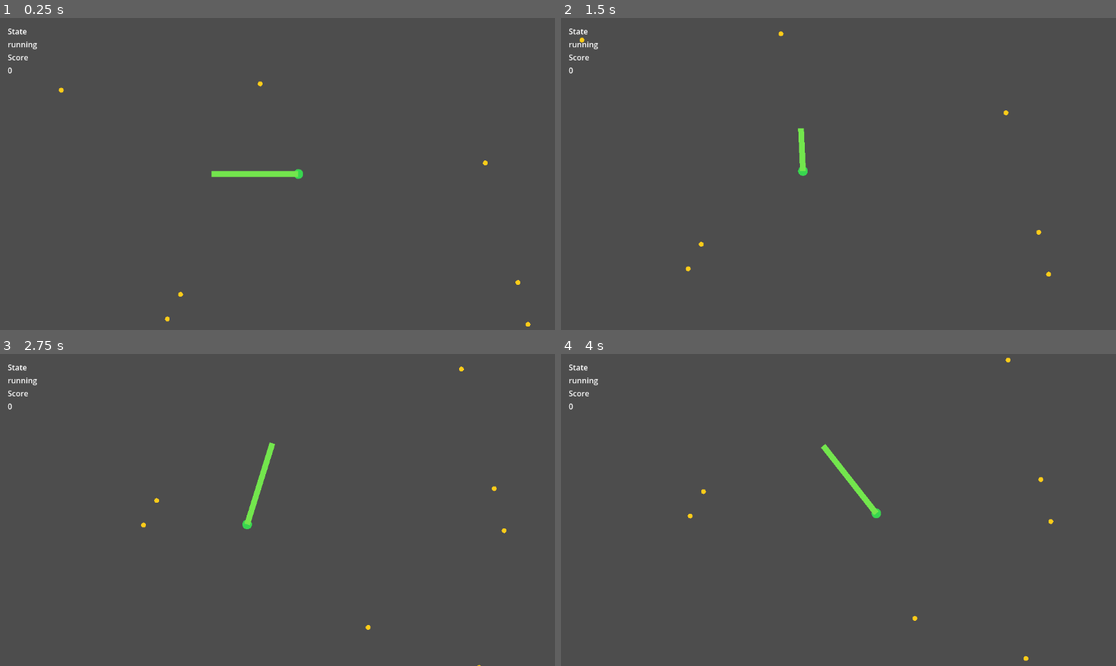
Above: before the commit, frames 1-4 (two rows, left to right).
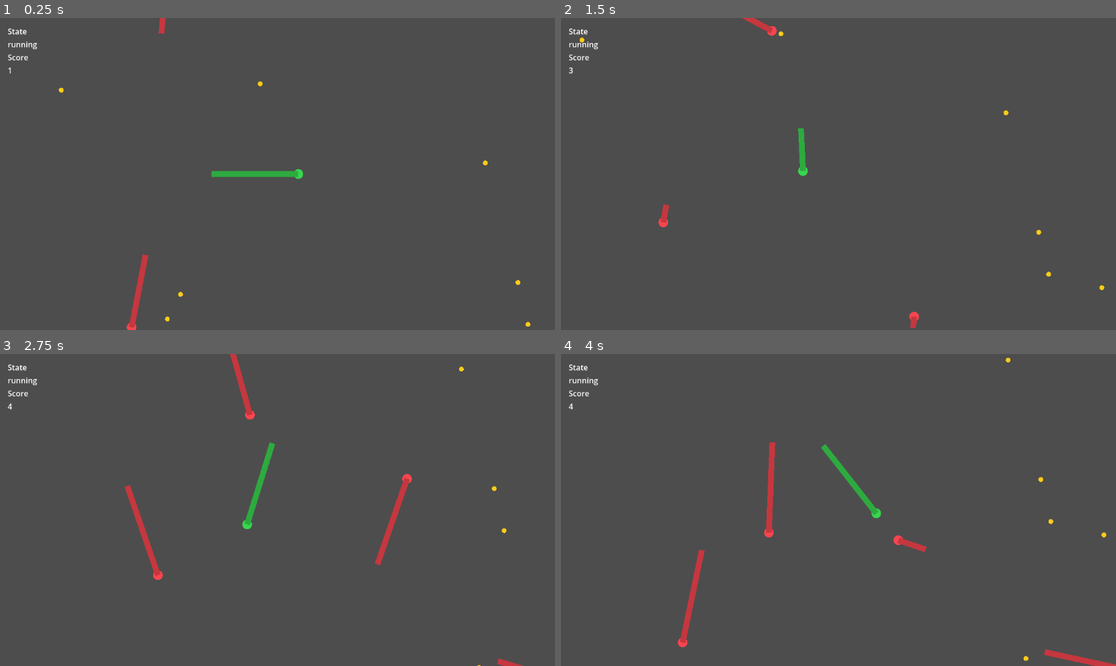
Above: after the commit, the same moments.

Repository: Jlu-waterbrother/snake_combat
Game: Godot game, scene res://scenes/main/main.tscn
The game is run twice, just before and just after one commit, with the same random seed, the same clock (stepped at 60 frames per second) and the same inputs.
Inputs:
- Up to frame 1 (0.25 s): no input
- Up to frame 2 (1.5 s): tap Enter at 0.5 s; hold D (turn_right) 0.53-1.28 s; hold Shift (boost) 0.53-1.28 s; hold A (turn_left) from 1.28 s (still down); tap Shift (boost) at 1.35 s
- Up to frame 3 (2.75 s): release A (turn_left) at 2.03 s; hold D (turn_right) from 2.03 s (still down); hold Shift (boost) from 2.03 s (still down)
- Up to frame 4 (4 s): release Shift (boost) at 2.78 s; tap Shift (boost) at 2.85 s; release D (turn_right) at 3.53 s; hold A (turn_left) from 3.53 s (still down); hold Shift (boost) from 3.53 s (still down)

The runs differ from the first frame. In frame 1, 0.7% of the frame differs, in the area x 1-54%, y 0-100%; in frame 2, 0.5%; in frame 3, 1.4%; in frame 4, 1.4%, in the area x 1-100%, y 15-100%.

Commit message:
feat: 实现PVE敌蛇AI状态机（Round 5）
- 引入敌蛇巡航/觅食/追击/规避状态机并复用同运动约束
- SnakeManager 接入敌蛇生成、AI决策、头碰撞与越界管理
- FoodManager 暴露最近食物查询供AI觅食
- World 接入 AI 配置与敌蛇状态信号转发

Co-authored-by: Copilot <223556219+Copilot@users.noreply.github.com>

Diff:
--- a/resources/config/default_ai_config.tres
+++ b/resources/config/default_ai_config.tres
@@ -5,6 +5,8 @@
 [resource]
 script = ExtResource("1")
 enemy_count = 6
-vision_radius = 520.0
-aggression = 0.4
-boost_probability = 0.08
+vision_radius = 540.0
+aggression = 0.45
+boost_probability = 0.12
+avoid_boundary_ratio = 0.8
+retarget_interval = 0.2
--- a/scenes/world/world.tscn
+++ b/scenes/world/world.tscn
@@ -18,7 +18,10 @@
 [node name="SnakeManager" type="Node" parent="."]
 script = ExtResource("2")
 player_snake_scene = ExtResource("7")
+enemy_snake_scene = ExtResource("7")
 movement_config = ExtResource("4")
+ai_config = ExtResource("6")
+world_radius = 2200.0
 
 [node name="FoodManager" type="Node2D" parent="."]
 script = ExtResource("3")
--- a/scripts/config/ai_config.gd
+++ b/scripts/config/ai_config.gd
@@ -2,6 +2,8 @@
 class_name AIConfig
 
 @export var enemy_count: int = 6
-@export var vision_radius: float = 520.0
-@export var aggression: float = 0.4
-@export var boost_probability: float = 0.08
+@export var vision_radius: float = 540.0
+@export var aggression: float = 0.45
+@export var boost_probability: float = 0.12
+@export var avoid_boundary_ratio: float = 0.8
+@export var retarget_interval: float = 0.2
--- a/scripts/food/food_item.gd
+++ b/scripts/food/food_item.gd
@@ -28,13 +28,12 @@
 	amount = max(new_amount, 1)
 	global_position = world_position
 	visible = true
-	monitoring = true
-	monitorable = true
-	_sync_collision_radius()
+	set_deferred("monitoring", true)
+	set_deferred("monitorable", true)
 
 func deactivate() -> void:
-	monitoring = false
-	monitorable = false
+	set_deferred("monitoring", false)
+	set_deferred("monitorable", false)
 	visible = false
 
 func _on_area_entered(area: Area2D) -> void:
--- a/scripts/managers/food_manager.gd
+++ b/scripts/managers/food_manager.gd
@@ -35,6 +35,23 @@
 	for _i: int in range(amount):
 		var offset: Vector2 = _random_point_in_radius(burst_radius)
 		_spawn_food_at_position(center_position + offset, 1)
+
+func get_nearest_food_position(origin: Vector2, max_distance: float) -> Vector2:
+	var nearest: Vector2 = Vector2.INF
+	var best_distance_squared: float = max_distance * max_distance
+
+	for food_node: Area2D in _active_food:
+		if not is_instance_valid(food_node) or not food_node.visible:
+			continue
+		var distance_squared: float = origin.distance_squared_to(food_node.global_position)
+		if distance_squared < best_distance_squared:
+			best_distance_squared = distance_squared
+			nearest = food_node.global_position
+
+	return nearest
+
+func get_active_food_count() -> int:
+	return _active_food.size()
 
 func _ensure_pool_capacity(target_count: int) -> void:
 	while _active_food.size() + _inactive_food.size() < target_count:
--- a/scripts/managers/snake_manager.gd
+++ b/scripts/managers/snake_manager.gd
@@ -5,50 +5,78 @@
 signal snake_died(snake_id: StringName, reason: StringName)
 signal snake_mass_dropped(world_position: Vector2, amount: int)
 signal score_changed(snake_id: StringName, score: int)
+signal enemy_state_changed(snake_id: StringName, state: StringName)
 
 @export var player_snake_scene: PackedScene
+@export var enemy_snake_scene: PackedScene
 @export var movement_config: Resource
+@export var ai_config: Resource
 @export var growth_per_food: float = 8.0
-
+@export var enemy_spawn_radius_min: float = 420.0
+@export var enemy_spawn_radius_max: float = 980.0
+@export var world_radius: float = 2200.0
+
+const STATE_PATROL: StringName = &"patrol"
+const STATE_SEEK: StringName = &"seek"
+const STATE_CHASE: StringName = &"chase"
+const STATE_AVOID: StringName = &"avoid"
+
+var _rng: RandomNumberGenerator = RandomNumberGenerator.new()
 var _scores: Dictionary[StringName, int] = {}
 var _snake_nodes: Dictionary[StringName, Node2D] = {}
+var _enemy_ids: Array[StringName] = []
+var _enemy_states: Dictionary[StringName, StringName] = {}
+var _enemy_targets: Dictionary[StringName, Vector2] = {}
+var _enemy_retarget_cooldown: Dictionary[StringName, float] = {}
+var _player_snake_id: StringName = &""
+var _target_enemy_count: int = 0
+var _next_enemy_index: int = 1
+var _food_manager: Node2D
+
+func _ready() -> void:
+	_rng.randomize()
+
+func _physics_process(delta: float) -> void:
+	_update_enemy_ai(delta)
+	_check_world_bounds()
+	_check_head_to_head_collision()
 
 func spawn_player_snake() -> StringName:
 	var snake_id: StringName = &"player"
 	if _snake_nodes.has(snake_id):
 		push_warning("Player snake is already spawned.")
 		return snake_id
-
 	if player_snake_scene == null:
 		push_error("player_snake_scene is not assigned on SnakeManager.")
 		return &""
 
-	var snake_node := player_snake_scene.instantiate() as Node2D
-	if snake_node == null:
-		push_error("player_snake_scene must instantiate to Node2D.")
+	if not _spawn_snake(snake_id, player_snake_scene, Vector2.ZERO, false):
 		return &""
 
-	if snake_node.has_method("set_movement_config"):
-		snake_node.call("set_movement_config", movement_config)
-	if snake_node.has_method("set_snake_id"):
-		snake_node.call("set_snake_id", snake_id)
-	if snake_node.has_signal("snake_died"):
-		snake_node.snake_died.connect(_on_snake_node_died.bind(snake_id))
-
-	add_child(snake_node)
-	snake_node.global_position = Vector2.ZERO
-	_snake_nodes[snake_id] = snake_node
-	_scores[snake_id] = 0
-
+	_player_snake_id = snake_id
 	snake_spawned.emit(snake_id)
 	score_changed.emit(snake_id, 0)
 	return snake_id
 
+func spawn_enemy_snakes(count: int) -> void:
+	_target_enemy_count = max(count, 0)
+	while _enemy_ids.size() < _target_enemy_count:
+		_spawn_next_enemy()
+
 func set_movement_config(config: Resource) -> void:
 	movement_config = config
-	for snake_node in _snake_nodes.values():
+	for snake_node: Node2D in _snake_nodes.values():
 		if snake_node.has_method("set_movement_config"):
 			snake_node.call("set_movement_config", movement_config)
+
+func set_ai_config(config: Resource) -> void:
+	ai_config = config
+
+func set_food_manager(food_manager: Node2D) -> void:
+	_food_manager = food_manager
+
+func set_world_radius(radius: float) -> void:
+	world_radius = max(radius, 200.0)
 
 func apply_food_gain(snake_id: StringName, amount: int) -> void:
 	if amount <= 0:
@@ -69,6 +97,7 @@
 		push_warning("Unknown snake_id for death event: %s" % snake_id)
 		return
 
+	var was_enemy: bool = _enemy_ids.has(snake_id)
 	var drop_position: Vector2 = Vector2.ZERO
 	var drop_amount: int = 0
 	if _snake_nodes.has(snake_id):
@@ -84,10 +113,21 @@
 		_snake_nodes.erase(snake_id)
 
 	_scores.erase(snake_id)
+	if snake_id == _player_snake_id:
+		_player_snake_id = &""
+	if was_enemy:
+		_enemy_ids.erase(snake_id)
+		_enemy_states.erase(snake_id)
+		_enemy_targets.erase(snake_id)
+		_enemy_retarget_cooldown.erase(snake_id)
+
 	if drop_amount > 0:
 		snake_mass_dropped.emit(drop_position, drop_amount)
 
 	snake_died.emit(snake_id, reason)
+
+	if was_enemy and _enemy_ids.size() < _target_enemy_count:
+		_spawn_next_enemy()
 
 func has_snake(snake_id: StringName) -> bool:
 	return _snake_nodes.has(snake_id)
@@ -103,5 +143,211 @@
 		return 0
 	return _scores[snake_id]
 
+func get_enemy_count() -> int:
+	return _enemy_ids.size()
+
+func get_player_snake_id() -> StringName:
+	return _player_snake_id
+
+func get_player_body_length() -> float:
+	if _player_snake_id == &"" or not _snake_nodes.has(_player_snake_id):
+		return 0.0
+	if _snake_nodes[_player_snake_id].has_method("get_body_length"):
+		var value: Variant = _snake_nodes[_player_snake_id].call("get_body_length")
+		if value is float or value is int:
+			return float(value)
+	return 0.0
+
+func _spawn_next_enemy() -> void:
+	var enemy_id: StringName = StringName("enemy_%d" % _next_enemy_index)
+	_next_enemy_index += 1
+	var enemy_scene: PackedScene = enemy_snake_scene if enemy_snake_scene != null else player_snake_scene
+	if enemy_scene == null:
+		push_error("enemy_snake_scene and fallback player_snake_scene are both null.")
+		return
+
+	if not _spawn_snake(enemy_id, enemy_scene, _sample_enemy_spawn_position(), true):
+		return
+
+	_enemy_ids.append(enemy_id)
+	_enemy_states[enemy_id] = STATE_PATROL
+	_enemy_targets[enemy_id] = _snake_nodes[enemy_id].global_position + Vector2.RIGHT * 120.0
+	_enemy_retarget_cooldown[enemy_id] = 0.0
+	snake_spawned.emit(enemy_id)
+	score_changed.emit(enemy_id, 0)
+	enemy_state_changed.emit(enemy_id, STATE_PATROL)
+
+func _spawn_snake(snake_id: StringName, snake_scene: PackedScene, spawn_position: Vector2, is_enemy: bool) -> bool:
+	var snake_node := snake_scene.instantiate() as Node2D
+	if snake_node == null:
+		push_error("Snake scene must instantiate to Node2D.")
+		return false
+
+	if snake_node.has_method("set_movement_config"):
+		snake_node.call("set_movement_config", movement_config)
+	if snake_node.has_method("set_snake_id"):
+		snake_node.call("set_snake_id", snake_id)
+	if snake_node.has_method("set_control_mode"):
+		snake_node.call("set_control_mode", 1 if is_enemy else 0)
+	if snake_node.has_method("set_head_color") and is_enemy:
+		snake_node.call("set_head_color", Color(0.97, 0.27, 0.31))
+	if snake_node.has_signal("snake_died"):
+		snake_node.snake_died.connect(_on_snake_node_died.bind(snake_id))
+
+	add_child(snake_node)
+	snake_node.global_position = spawn_position
+	_snake_nodes[snake_id] = snake_node
+	_scores[snake_id] = 0
+	return true
+
+func _sample_enemy_spawn_position() -> Vector2:
+	var min_radius: float = max(enemy_spawn_radius_min, 120.0)
+	var max_radius: float = max(enemy_spawn_radius_max, min_radius + 1.0)
+	var angle: float = _rng.randf_range(0.0, TAU)
+	var radius: float = _rng.randf_range(min_radius, max_radius)
+	return Vector2(cos(angle), sin(angle)) * radius
+
+func _update_enemy_ai(delta: float) -> void:
+	if _enemy_ids.is_empty():
+		return
+
+	var has_player: bool = _player_snake_id != &"" and _snake_nodes.has(_player_snake_id)
+	var player_position: Vector2 = Vector2.ZERO
+	if has_player:
+		player_position = _snake_nodes[_player_snake_id].global_position
+
+	for enemy_id: StringName in _enemy_ids:
+		if not _snake_nodes.has(enemy_id):
+			continue
+		var enemy_node: Node2D = _snake_nodes[enemy_id]
+		var cooldown: float = _enemy_retarget_cooldown.get(enemy_id, 0.0) - delta
+		_enemy_retarget_cooldown[enemy_id] = cooldown
+		if cooldown <= 0.0:
+			_retarget_enemy(enemy_id, enemy_node.global_position, has_player, player_position)
+			_enemy_retarget_cooldown[enemy_id] = max(_ai_float("retarget_interval", 0.2), 0.05)
+
+		var target_position: Vector2 = _enemy_targets.get(enemy_id, enemy_node.global_position + Vector2.RIGHT * 120.0)
+		_apply_enemy_steering(enemy_id, enemy_node, target_position)
+
+func _retarget_enemy(enemy_id: StringName, enemy_position: Vector2, has_player: bool, player_position: Vector2) -> void:
+	var state: StringName = STATE_PATROL
+	var target: Vector2 = enemy_position + _random_direction() * 240.0
+	var avoid_ratio: float = clamp(_ai_float("avoid_boundary_ratio", 0.8), 0.5, 0.95)
+	if enemy_position.length() >= world_radius * avoid_ratio:
+		state = STATE_AVOID
+		target = Vector2.ZERO
+	else:
+		var vision_radius: float = _ai_float("vision_radius", 520.0)
+		var nearest_food: Vector2 = Vector2.INF
+		if _food_manager != null and _food_manager.has_method("get_nearest_food_position"):
+			var nearest_value: Variant = _food_manager.call("get_nearest_food_position", enemy_position, vision_radius)
+			if nearest_value is Vector2:
+				nearest_food = nearest_value
+
+		var aggression: float = clamp(_ai_float("aggression", 0.45), 0.0, 1.0)
+		var should_chase: bool = false
+		if has_player and enemy_position.distance_to(player_position) <= vision_radius:
+			should_chase = _rng.randf() <= aggression
+
+		if should_chase:
+			state = STATE_CHASE
+			target = player_position
+		elif nearest_food.is_finite():
+			state = STATE_SEEK
+			target = nearest_food
+
+	_enemy_targets[enemy_id] = target
+	var previous_state: StringName = _enemy_states.get(enemy_id, STATE_PATROL)
+	if previous_state != state:
+		_enemy_states[enemy_id] = state
+		enemy_state_changed.emit(enemy_id, state)
+
+func _apply_enemy_steering(enemy_id: StringName, enemy_node: Node2D, target_position: Vector2) -> void:
+	if not enemy_node.has_method("set_ai_command"):
+		return
+
+	var heading: Vector2 = Vector2.RIGHT
+	if enemy_node.has_method("get_heading"):
+		var heading_value: Variant = enemy_node.call("get_heading")
+		if heading_value is Vector2 and heading_value != Vector2.ZERO:
+			heading = heading_value
+
+	var desired_direction: Vector2 = (target_position - enemy_node.global_position).normalized()
+	if desired_direction == Vector2.ZERO:
+		desired_direction = heading
+
+	var turn_input: float = clamp(heading.cross(desired_direction) * 6.0, -1.0, 1.0)
+	var state: StringName = _enemy_states.get(enemy_id, STATE_PATROL)
+	var boost_probability: float = clamp(_ai_float("boost_probability", 0.12), 0.0, 1.0)
+	var wants_boost: bool = false
+	if state == STATE_CHASE or state == STATE_AVOID:
+		wants_boost = _rng.randf() <= max(boost_probability, 0.25)
+	elif state == STATE_SEEK:
+		wants_boost = _rng.randf() <= boost_probability * 0.5
+
+	enemy_node.call("set_ai_command", turn_input, wants_boost)
+
+func _check_world_bounds() -> void:
+	var snakes_to_kill: Array[StringName] = []
+	for snake_id: StringName in _snake_nodes.keys():
+		var snake_node: Node2D = _snake_nodes[snake_id]
+		if snake_node.global_position.length() > world_radius:
+			snakes_to_kill.append(snake_id)
+
+	for snake_id: StringName in snakes_to_kill:
+		kill_snake(snake_id, &"out_of_bounds")
+
+func _check_head_to_head_collision() -> void:
+	var snake_ids: Array[StringName] = []
+	for snake_id: StringName in _snake_nodes.keys():
+		snake_ids.append(snake_id)
+
+	for i: int in range(snake_ids.size()):
+		var snake_a_id: StringName = snake_ids[i]
+		if not _snake_nodes.has(snake_a_id):
+			continue
+
+		for j: int in range(i + 1, snake_ids.size()):
+			var snake_b_id: StringName = snake_ids[j]
+			if not _snake_nodes.has(snake_b_id):
+				continue
+
+			var snake_a_position: Vector2 = _snake_nodes[snake_a_id].global_position
+			var snake_b_position: Vector2 = _snake_nodes[snake_b_id].global_position
+			if snake_a_position.distance_to(snake_b_position) > 18.0:
+				continue
+
+			var length_a: float = _snake_length(snake_a_id)
+			var length_b: float = _snake_length(snake_b_id)
+			if is_equal_approx(length_a, length_b):
+				kill_snake(snake_a_id, &"head_collision")
+				kill_snake(snake_b_id, &"head_collision")
+			elif length_a > length_b:
+				kill_snake(snake_b_id, &"head_collision")
+			else:
+				kill_snake(snake_a_id, &"head_collision")
+			return
+
+func _snake_length(snake_id: StringName) -> float:
+	if not _snake_nodes.has(snake_id):
+		return 0.0
+	if _snake_nodes[snake_id].has_method("get_body_length"):
+		var value: Variant = _snake_nodes[snake_id].call("get_body_length")
+		if value is float or value is int:
+			return float(value)
+	return 0.0
+
+func _random_direction() -> Vector2:
+	var angle: float = _rng.randf_range(0.0, TAU)
+	return Vector2(cos(angle), sin(angle))
+
+func _ai_float(property_name: String, fallback: float) -> float:
+	if ai_config == null:
+		return fallback
+	var value: Variant = ai_config.get(property_name)
+	if value is float or value is int:
+		return float(value)
+	return fallback
+
 func _on_snake_node_died(reason: StringName, snake_id: StringName) -> void:
 	kill_snake(snake_id, reason)
--- a/scripts/snake/player_snake.gd
+++ b/scripts/snake/player_snake.gd
@@ -1,6 +1,11 @@
 extends Node2D
 
 signal snake_died(reason: StringName)
+
+enum ControlMode {
+	PLAYER,
+	AI,
+}
 
 @export var movement_config: Resource
 @export var default_base_speed: float = 220.0
@@ -14,6 +19,7 @@
 @export var self_collision_radius: float = 9.0
 @export var self_collision_min_body_length: float = 260.0
 @export var self_collision_sample_step: int = 2
+@export var control_mode: ControlMode = ControlMode.PLAYER
 
 @onready var body_line: Line2D = $BodyLine
 @onready var head_area: Area2D = $HeadArea
@@ -24,6 +30,8 @@
 var _trail_points: Array[Vector2] = []
 var _segment_spacing: float = 10.0
 var _is_dead: bool = false
+var _ai_turn_input: float = 0.0
+var _ai_boosting: bool = false
 
 func _ready() -> void:
 	_heading = initial_heading.normalized()
@@ -34,6 +42,7 @@
 	head_area.collision_mask = 8
 	head_area.add_to_group("snake_head")
 	_sync_head_collision()
+	_sync_body_style()
 
 	_trail_points = [global_position, global_position - _heading * body_length]
 	_sync_body_line()
@@ -55,10 +64,10 @@
 	var base_speed: float = base_speed_raw / (1.0 + (growth_ratio - 1.0) * 0.15)
 	var boost_speed: float = boost_speed_raw / (1.0 + (growth_ratio - 1.0) * 0.1)
 
-	var turn_input: float = Input.get_axis("turn_left", "turn_right")
+	var turn_input: float = _read_turn_input()
 	_heading = _heading.rotated(deg_to_rad(turn_rate_deg) * turn_input * delta).normalized()
 
-	var speed: float = boost_speed if Input.is_action_pressed("boost") else base_speed
+	var speed: float = boost_speed if _wants_boost() else base_speed
 	global_position += _heading * speed * delta
 
 	_append_trail_point(global_position)
@@ -71,6 +80,16 @@
 
 func set_movement_config(config: Resource) -> void:
 	movement_config = config
+
+func set_control_mode(mode: int) -> void:
+	if mode != ControlMode.PLAYER and mode != ControlMode.AI:
+		push_warning("Unsupported control mode for snake: %s" % mode)
+		return
+	control_mode = mode
+
+func set_ai_command(turn_input: float, boosting: bool) -> void:
+	_ai_turn_input = clamp(turn_input, -1.0, 1.0)
+	_ai_boosting = boosting
 
 func set_snake_id(new_snake_id: StringName) -> void:
 	snake_id = new_snake_id
@@ -78,6 +97,12 @@
 	if head != null:
 		head.set_meta("snake_id", String(snake_id))
 
+func set_head_color(new_head_color: Color) -> void:
+	head_color = new_head_color
+	if is_inside_tree():
+		_sync_body_style()
+		queue_redraw()
+
 func grow_by(length_delta: float) -> void:
 	if length_delta <= 0.0:
 		push_warning("Snake growth delta must be positive.")
@@ -86,6 +111,19 @@
 
 func get_body_length() -> float:
 	return body_length
+
+func get_heading() -> Vector2:
+	return _heading
+
+func _read_turn_input() -> float:
+	if control_mode == ControlMode.AI:
+		return _ai_turn_input
+	return Input.get_axis("turn_left", "turn_right")
+
+func _wants_boost() -> bool:
+	if control_mode == ControlMode.AI:
+		return _ai_boosting
+	return Input.is_action_pressed("boost")
 
 func _append_trail_point(world_point: Vector2) -> void:
 	if _trail_points.is_empty():
@@ -154,6 +192,11 @@
 	head_collision_shape.shape = shape
 	head_area.set_meta("snake_id", String(snake_id))
 
+func _sync_body_style() -> void:
+	if body_line == null:
+		return
+	body_line.default_color = head_color.darkened(0.2)
+
 func _config_number(property_name: String, fallback: float) -> float:
 	if movement_config == null:
 		return fallback
--- a/scripts/world/world.gd
+++ b/scripts/world/world.gd
@@ -5,6 +5,7 @@
 signal snake_died(snake_id: StringName, reason: StringName)
 signal snake_spawned(snake_id: StringName)
 signal match_state_changed(state: StringName)
+signal enemy_state_changed(snake_id: StringName, state: StringName)
 
 @export var movement_config: Resource
 @export var food_config: Resource
@@ -23,9 +24,14 @@
 	snake_manager.snake_died.connect(_on_snake_died)
 	snake_manager.snake_mass_dropped.connect(_on_snake_mass_dropped)
 	snake_manager.score_changed.connect(_on_score_changed)
+	snake_manager.enemy_state_changed.connect(_on_enemy_state_changed)
 	food_manager.food_eaten.connect(_on_food_eaten)
 
 	snake_manager.set_movement_config(movement_config)
+	snake_manager.set_ai_config(ai_config)
+	snake_manager.set_food_manager(food_manager)
+	snake_manager.set_world_radius(world_radius)
+
 	if food_config != null:
 		food_manager.initial_food_count = food_config.initial_food_count
 		food_manager.spawn_radius = food_config.spawn_radius
@@ -41,10 +47,6 @@
 		return
 
 	var target_position: Vector2 = snake_manager.get_snake_position(_camera_target_snake_id)
-	if target_position.length() > world_radius:
-		snake_manager.kill_snake(_camera_target_snake_id, &"out_of_bounds")
-		return
-
 	var follow_weight: float = clamp(camera_follow_lerp_speed * delta, 0.0, 1.0)
 	camera_rig.global_position = camera_rig.global_position.lerp(target_position, follow_weight)
 
@@ -53,6 +55,11 @@
 	if player_snake_id == &"":
 		push_error("Failed to spawn player snake.")
 		return
+
+	var enemy_count: int = 0
+	if ai_config != null:
+		enemy_count = int(max(ai_config.enemy_count, 0))
+	snake_manager.spawn_enemy_snakes(enemy_count)
 
 	_camera_target_snake_id = player_snake_id
 	_set_match_state(&"running")
@@ -91,6 +98,9 @@
 	if game_state != null:
 		game_state.register_snake(snake_id)
 
+func _on_enemy_state_changed(snake_id: StringName, state: StringName) -> void:
+	enemy_state_changed.emit(snake_id, state)
+
 func _set_match_state(state: StringName) -> void:
 	match_state_changed.emit(state)
 	var game_state := get_node_or_null("/root/GameState")
